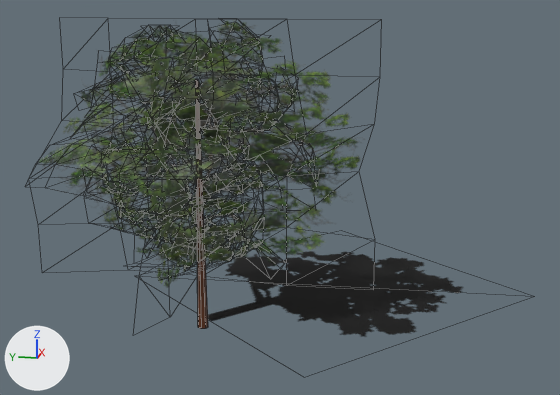
Renders of the glTF model scenery/models/tree2.glb from each side of a commit.
Camera for both pictures: a camera (50 mm lens) standing at (-30.4, -9.5, 13.6) and looking at (3.7, -2.7, 5.1). The lights are fixed; the arrows at lower left show +X, +Y and +Z. Mesh edges are drawn as thin lines. Where no turn or scale is listed for an object, it has been applied to the vertices. Vertices at the same position are counted once.

Objects in the first picture: 'tree'.
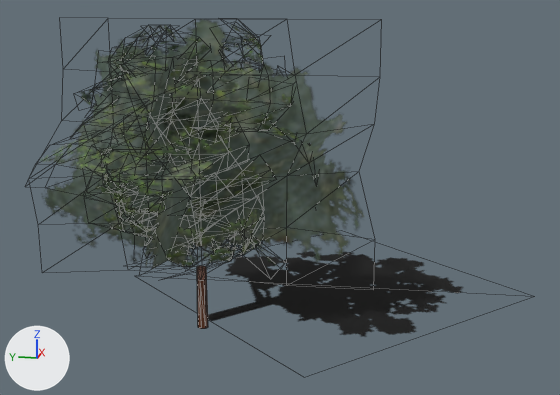
Pixel boxes (x1, y1, x2, y2) of what changed, in the pictures (560 x 395 px; the box of a moved part takes in the faces that stretch with it):
'tree', surface changed, reshaped
    before: (39, 21, 463, 337)
    after: (41, 19, 463, 337)
part 1 of me_msh_leaves, moved or reshaped
    before: (157, 80, 208, 329)
    after: (197, 266, 208, 329)

The edits, one by one:
Picture 'Tree_baseColor_256a' (img_tree_basecolor_256a) is new.
Material 'mat_leaves' (mat_mat_leaves) changes its picture from img_tree_basecolor_256 to img_tree_basecolor_256a.
me_msh_leaves is used by ob_tree; location (0.0, 0.0, 0.0).
me_msh_leaves had 517 vertices, 584 faces and spanned x -7.1..15.5, y -14.6..7.4, z 0.0..13.1.
me_msh_leaves now has 514 vertices, 579 faces and spans x -7.1..15.5, y -14.6..7.4, z 0.0..13.1.
Part 1, on me_msh_leaves:
11 vertices are removed from x -7.1..7.7, y -0.1..0.3, z 1.6..10.7.
27 faces are deleted.
3 vertices are added at (-0.2, -0.2, 2.2), (-0.2, 0.0, 2.2), (-0.2, 0.2, 2.2).
5 new vertices lie (0.0, 0.0, 2.7) away from vertices in x 0.0..0.2, y -0.2..0.2, z 0.0.
22 new faces join them, mat_mat_trunk (brown #5c2d0d).
